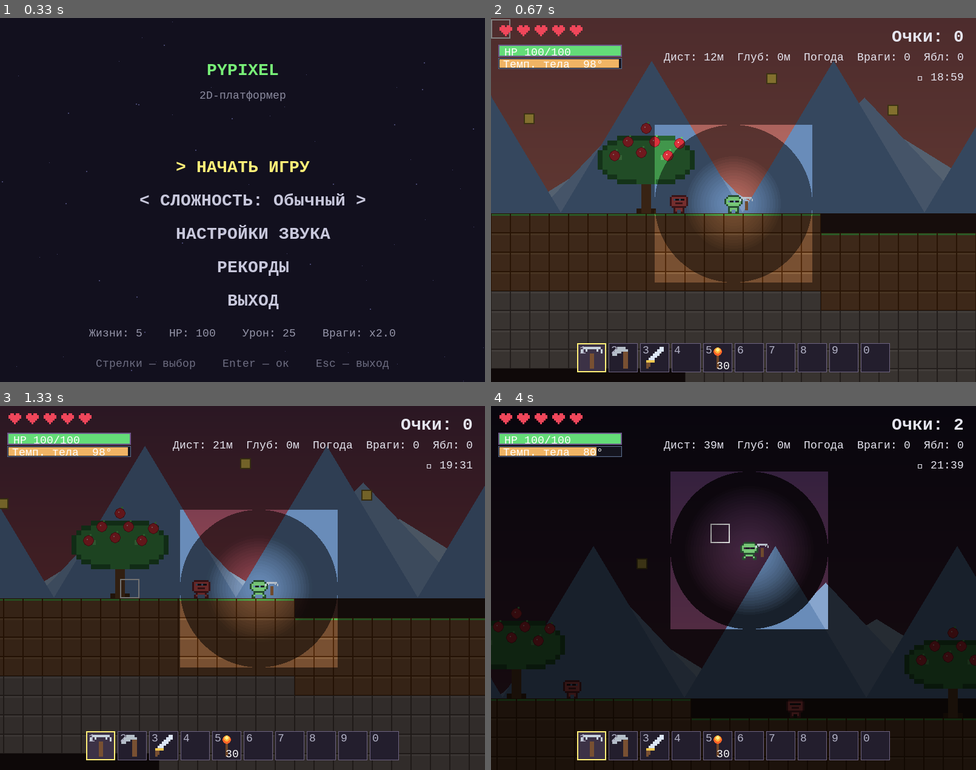
Above: before the commit, frames 1-4 (two rows, left to right).
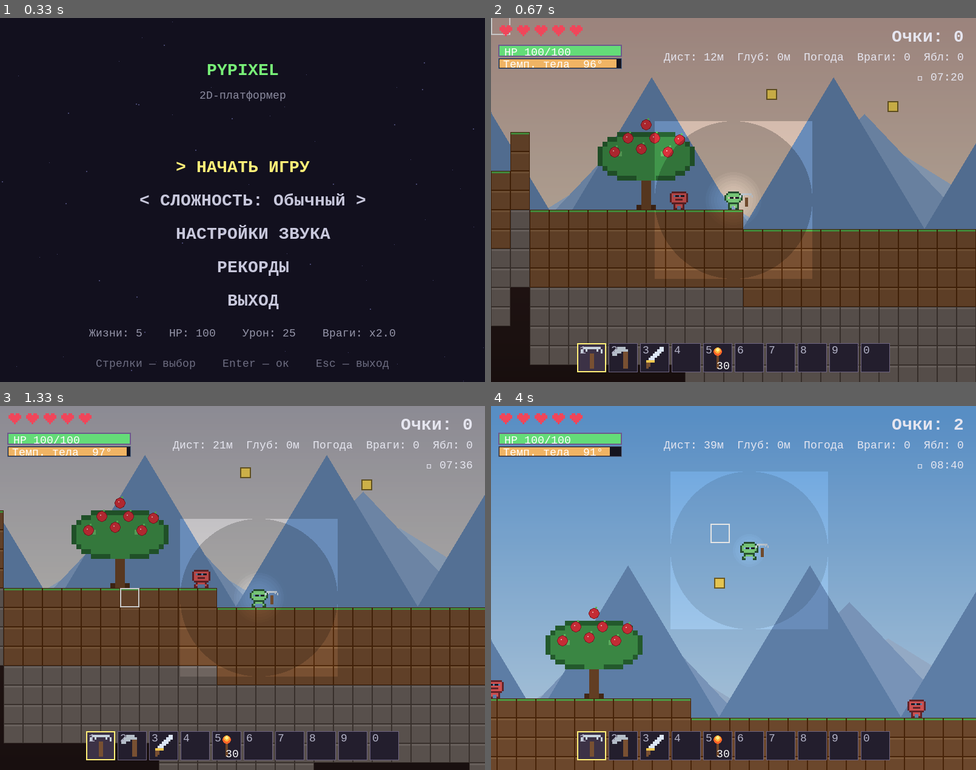
Above: after the commit, the same moments.

Repository: Folombas/PyGame2026
Game: pygame game, started from PyPixel/main.py
Same seed, same stepped clock (60 frames per second), same inputs: the game is played once before the commit and once after it.
Inputs (mouse positions are in pixels of both pictures, inside the frame that each line leads up to):
- Up to frame 1 (0.33 s): no input
- Up to frame 2 (0.67 s): tap Enter at 0.33 s
- Up to frame 3 (1.33 s): tap A at 0.67 s; hold Right from 1 s (still down); move the mouse to (126, 591) at 1.03 s
- Up to frame 4 (4 s): release Right at 1.47 s; hold Up 1.5-1.8 s; move the mouse to (583, 533) at 1.53 s; hold Right 1.83-2.3 s; move the mouse to (912, 715) at 1.87 s; hold Left 2.33-2.87 s; move the mouse to (607, 453) at 2.37 s; hold Left 2.9-3.3 s; move the mouse to (617, 515) at 2.93 s; hold Up 3.33-3.7 s; move the mouse to (738, 624) at 3.37 s; hold Right from 3.73 s (still down); move the mouse to (718, 526) at 3.77 s

Frame 1 is identical in both runs. In frame 2, 82% of the frame differs, in the area x 0-100%, y 0-100%; in frame 3, 86%; in frame 4, 93%.

Commit message:
Fractal terrain, snowy peaks, working chop_tree, more water

Diff:
--- a/PyPixel/blocks.py
+++ b/PyPixel/blocks.py
@@ -18,6 +18,7 @@
 DOOR = 12
 TORCH = 13
 WATER = 14
+SNOW = 15
 
 BLOCKS = {
     DIRT:   {"name": "Земля",  "color": (120, 80, 50),  "top": (140, 100, 65), "hardness": 14, "drop": DIRT, "tool": None},
@@ -34,6 +35,7 @@
     DOOR:   {"name": "Дверь",  "color": (110, 70, 40),  "top": (150, 100, 60), "hardness": 15, "drop": DOOR,   "tool": "axe"},
     TORCH:  {"name": "Факел",  "color": (255, 180, 80), "top": (255, 220, 120),"hardness": 6,  "drop": TORCH,  "tool": None, "light": 220},
     WATER:  {"name": "Вода",   "color": (30, 80, 140),  "top": (60, 140, 200), "hardness": 999, "drop": None,  "tool": None, "liquid": True},
+    SNOW:   {"name": "Снег",   "color": (230, 240, 250),"top": (255, 255, 255),"hardness": 8,  "drop": SNOW,  "tool": None},
 }
 
 
--- a/PyPixel/main.py
+++ b/PyPixel/main.py
@@ -308,7 +308,7 @@
         sounds.play("stomp" if hit_any else "hit")
 
     elif sel_tool == AXE:
-        pos = L["world"].chop_tree(wx, wy, radius_px=140) if hasattr(L["world"], "chop_tree") else None
+        pos = L["world"].chop_tree(wx, wy, radius_px=150)
         if pos:
             L["inventory"].add(WOOD, 4)
             L["score"] += 3
--- a/PyPixel/world.py
+++ b/PyPixel/world.py
@@ -1,14 +1,9 @@
-"""World — тайловый мир 32×32 с процедурной генерацией.
-
-Единая система координат:
-  • Всё в ТАЙЛАХ (tx, ty). Пиксели = tx * TILE.
-  • surface_ty(tx) — Y ВЕРХНЕГО твёрдого тайла в колонке.
-  • Пещеры генерируются ТОЛЬКО глубоко (depth >= 8), чтобы поверхность была плотной.
-"""
+"""World — тайловый мир с fractal-рельефом, снежными горами, озёрами."""
+import math
 import pygame
 from blocks import (
-    TILE_SIZE, AIR, DIRT, GRASS, STONE, COPPER, IRON, GOLD, SAND, WATER,
-    draw_block,
+    TILE_SIZE, AIR, DIRT, GRASS, STONE, COPPER, IRON, GOLD, SAND,
+    WATER, SNOW, draw_block,
 )
 from water import WaterSim, draw_water_block
 from enemy import Enemy
@@ -18,11 +13,12 @@
 
 TILE = TILE_SIZE
 SURFACE_TY = 40                # базовый уровень поверхности (в тайлах)
-SEA_TY = 43                    # уровень моря — ниже этой линии низины заполняются водой
-DEATH_TY = SURFACE_TY + 55     # ниже — смерть (в тайлах)
-
-
-# ============ ШУМЫ ============
+SEA_TY = 42                    # уровень моря: низины ниже заполняются водой
+SNOW_LINE_TY = 30              # выше этой линии — снег на горах
+DEATH_TY = SURFACE_TY + 55
+
+
+# =============== ШУМЫ ===============
 def _h(x, y, seed=0):
     n = (int(x) * 374761393 + int(y) * 668265263 + int(seed) * 1274126177) & 0xFFFFFFFF
     n = (n ^ (n >> 13)) * 1274126177 & 0xFFFFFFFF
@@ -51,53 +47,71 @@
     tx = xf - x0; ty = yf - y0
     tx = tx * tx * (3 - 2 * tx)
     ty = ty * ty * (3 - 2 * ty)
-    a = _h(x0,     y0,     seed)
-    b = _h(x0 + 1, y0,     seed)
-    c = _h(x0,     y0 + 1, seed)
+    a = _h(x0, y0, seed)
+    b = _h(x0 + 1, y0, seed)
+    c = _h(x0, y0 + 1, seed)
     d = _h(x0 + 1, y0 + 1, seed)
     ab = a + (b - a) * tx
     cd = c + (d - c) * tx
     return ab + (cd - ab) * ty
 
 
-# ============ ГЕНЕРАЦИЯ ============
+def _ridge(x, scale, seed=0):
+    """Ridge-noise — острые пики."""
+    v = _s1d(x, scale, seed)
+    return 1.0 - abs(v - 0.5) * 2
+
+
+# =============== ГЕНЕРАЦИЯ РЕЛЬЕФА ===============
 def surface_ty(tx):
-    """Y ВЕРХНЕГО твёрдого тайла в колонке tx (в тайлах)."""
+    """Y верхнего твёрдого тайла в колонке tx (в тайлах)."""
+    # Fractal — 4 октавы, всё мягче к мелкому
     base = SURFACE_TY
-    base += int((_s1d(tx, 12, 1) - 0.5) * 3)   # холмы ±3 тайла
-    base += int((_s1d(tx, 5, 2) - 0.5) * 1.5)  # мелкие кочки
-    # горы — редкие высокие пики
-    m = _s1d(tx, 25, 10)
-    if m > 0.68:
-        t = (m - 0.68) / 0.32
-        base -= int(t * t * 22)     # до 22 тайлов вверх (704 px)
+    base += int((_s1d(tx, 45, 1) - 0.5) * 4)      # большие холмы
+    base += int((_s1d(tx, 20, 2) - 0.5) * 3)
+    base += int((_s1d(tx, 9, 3) - 0.5) * 2)
+    base += int((_s1d(tx, 4, 4) - 0.5) * 1.5)
+
+    # Горные хребты — узкие высокие
+    r1 = _ridge(tx, 22, 10)
+    r2 = _ridge(tx, 11, 11)
+    peak = r1 * 0.7 + r2 * 0.3
+    if peak > 0.82:
+        t = (peak - 0.82) / 0.18
+        base -= int((t ** 1.4) * 26)   # до 26 тайлов вверх
+
     return base
 
 
 def gen_tile(tx, ty):
     st = surface_ty(tx)
     if ty < st:
-        # Низина ниже уровня моря → вода
-        if ty >= SEA_TY:
+        # выше поверхности: вода, если ниже уровня моря И поверхность впадина
+        if ty >= SEA_TY and st >= SEA_TY:
             return WATER
         return AIR
+
     depth = ty - st
 
+    # снег на вершинах
+    if st <= SNOW_LINE_TY and depth < 3:
+        return SNOW
+    if st <= SNOW_LINE_TY + 2 and depth == 0:
+        return SNOW
+
     if depth == 0:
-        return SAND if st < 20 else GRASS
+        return SAND if st < 22 else GRASS
     if depth < 4:
         return DIRT
 
-    # пещеры — только с depth >= 8
+    # пещеры — только с глубины 8
     if depth >= 8:
-        cave = (_s2d(tx, ty, 8, 5) * 0.55
-                + _s2d(tx, ty, 4, 6) * 0.45)
-        # чем глубже, тем больше пустот
+        cave = _s2d(tx, ty, 8, 5) * 0.55 + _s2d(tx, ty, 4, 6) * 0.45
         bias = min(0.22, (depth - 8) / 60.0)
         if cave > 0.62 - bias:
             return AIR
 
-    # руды на глубине
+    # руды
     if depth >= 10:
         r = _h(tx, ty, 42)
         if r > 0.988: return GOLD
@@ -107,13 +121,13 @@
     return STONE
 
 
-# ============ МИР ============
+# =============== МИР ===============
 class World:
-    DAY_LENGTH = 30.0        # секунд на полный цикл
+    DAY_LENGTH = 60.0
 
     def __init__(self, difficulty):
         self.difficulty = difficulty
-        self.mods = {}          # (tx,ty) -> block_type
+        self.mods = {}
         self.trees = []
         self.enemies = []
         self.pixels = []
@@ -121,28 +135,12 @@
         self.arrows = []
         self._spawned = set()
         self._last_chunk = None
-        self.time_of_day = 0.78   # старт — утро
-        self.torches = []         # [(wx, wy), ...] — для света
+        self.time_of_day = 0.30
         self.water_sim = WaterSim()
 
     def tick_time(self, dt):
         self.time_of_day = (self.time_of_day + dt / self.DAY_LENGTH) % 1.0
 
-    def get_light_sources(self, camera):
-        """Возвращает список (wx, wy, radius_px) видимых источников."""
-        sources = []
-        # факелы в модах
-        for (tx, ty), bt in self.mods.items():
-            if bt == 13:  # TORCH
-                wx = tx * TILE + TILE // 2
-                wy = ty * TILE + TILE // 2
-                # отсев
-                if (abs(wx - (camera.offset_x + camera.view_width // 2)) < 900 and
-                        abs(wy - (camera.offset_y + camera.view_height // 2)) < 700):
-                    sources.append((wx, wy, 180))
-        return sources
-
-    # --- доступ к блокам ---
     def get_block(self, tx, ty):
         if (tx, ty) in self.mods:
             return self.mods[(tx, ty)]
@@ -154,13 +152,14 @@
 
     def dig(self, tx, ty):
         bt = self.get_block(tx, ty)
-        if bt == AIR:
+        if bt == AIR or bt == WATER:
             return None
         self.mods[(tx, ty)] = AIR
         return bt
 
     def place(self, tx, ty, bt):
-        if self.get_block(tx, ty) != AIR:
+        cur = self.get_block(tx, ty)
+        if cur != AIR and cur != WATER:
             return False
         self.mods[(tx, ty)] = bt
         return True
@@ -176,21 +175,48 @@
                     return True
         return False
 
-    # --- чанки (спавн сущностей) ---
+    # ============ chop_tree ============
+    def chop_tree(self, wx, wy, radius_px=140):
+        """Ищет дерево рядом. Удаляет и возвращает (x, y) или None."""
+        best_i = -1
+        best_d = radius_px * radius_px
+        for i, t in enumerate(self.trees):
+            cx = t.base_x
+            cy = t.base_y - 50
+            d = (cx - wx) ** 2 + (cy - wy) ** 2
+            if d < best_d:
+                best_d = d
+                best_i = i
+        if best_i >= 0:
+            t = self.trees.pop(best_i)
+            return (t.base_x, t.base_y - 50)
+        return None
+
+    # ============ light sources ============
+    def get_light_sources(self, camera):
+        sources = []
+        cx = camera.offset_x + camera.view_width // 2
+        cy = camera.offset_y + camera.view_height // 2
+        for (tx, ty), bt in self.mods.items():
+            if bt == 13:      # TORCH
+                wx = tx * TILE + TILE // 2
+                wy = ty * TILE + TILE // 2
+                if abs(wx - cx) < 900 and abs(wy - cy) < 700:
+                    sources.append((wx, wy, 180))
+        return sources
+
+    # ============ update ============
     def update(self, camera):
-        # вода — до всего
         self.water_sim.update(self, camera)
         cx = int(camera.offset_x + camera.view_width // 2) // 512
         cy = int(camera.offset_y + camera.view_height // 2) // 512
         if (cx, cy) == self._last_chunk:
             return
         self._last_chunk = (cx, cy)
-
         for dx in range(-2, 3):
             for dy in range(-2, 3):
                 self._spawn(cx + dx, cy + dy)
 
-        # деспавн
         px = camera.offset_x + camera.view_width // 2
         py = camera.offset_y + camera.view_height // 2
         d = 2200
@@ -210,52 +236,58 @@
         x0 = cx * 512; x1 = x0 + 512
         y0 = cy * 512; y1 = y0 + 512
 
-        # --- деревья на поверхности ---
+        # деревья
         step = 180
         sx = (x0 // step) * step
         for wx in range(sx, x1 + step, step):
             if _h(wx // step, 0, 20) > 0.55:
                 tx = wx // TILE
-                sty = surface_ty(tx)
-                py = sty * TILE
+                st = surface_ty(tx)
+                if st <= SNOW_LINE_TY:    # на горах деревья не растут
+                    continue
+                if gen_tile(tx, st) == WATER:
+                    continue
+                py = st * TILE
                 if y0 - 250 < py < y1 + 250:
                     self.trees.append(AppleTree(wx, py))
 
-        # --- враги на поверхности ---
+        # враги
         dens = self.difficulty.get("enemy_density", 0.4)
         step = 280
         sx = (x0 // step) * step
         for wx in range(sx, x1 + step, step):
             if _h(wx // step, 0, 30) < dens:
                 tx = wx // TILE
-                sty = surface_ty(tx)
-                py = (sty - 1) * TILE
+                st = surface_ty(tx)
+                if gen_tile(tx, st) == WATER:
+                    continue
+                py = (st - 1) * TILE
                 if y0 - 40 < py < y1 + 40:
                     self.enemies.append(Enemy(wx, py))
 
-        # --- пиксели-очки ---
+        # пиксели
         step = 200
         sx = (x0 // step) * step
         for wx in range(sx, x1 + step, step):
             if _h(wx // step, cy, 50) > 0.72:
                 tx = wx // TILE
-                sty = surface_ty(tx)
-                py = sty * TILE - 100 - int(_h(wx // step, 1, 50) * 140)
+                st = surface_ty(tx)
+                py = st * TILE - 100 - int(_h(wx // step, 1, 50) * 140)
                 if y0 - 20 < py < y1:
                     self.pixels.append(Pixel(wx, py))
 
-        # --- аптечки ---
+        # аптечки
         step = 500
         sx = (x0 // step) * step
         for wx in range(sx, x1 + step, step):
             if _h(wx // step, 0, 40) > 0.65:
                 tx = wx // TILE
-                sty = surface_ty(tx)
-                py = (sty - 1) * TILE - 6
+                st = surface_ty(tx)
+                py = (st - 1) * TILE - 6
                 if y0 - 40 < py < y1:
                     self.medkits.append(Medkit(wx, py))
 
-    # --- отрисовка ---
+    # ============ DRAW ============
     def draw_tiles(self, screen, camera):
         ox, oy = camera.ox, camera.oy
         tx0 = ox // TILE - 1
@@ -291,7 +323,7 @@
         return [], self.enemies, self.pixels, self.trees, self.medkits
 
 
-# ============ УТИЛИТЫ ДЛЯ MAIN ============
+# ============ утилиты для main ============
 def get_ambient_temp(world_y):
     sy = SURFACE_TY * TILE
     if world_y < sy:
@@ -312,6 +344,5 @@
     return "cave_hot"
 
 
-# Совместимость
 SURFACE_Y = SURFACE_TY * TILE
 DEATH_Y = DEATH_TY * TILE
